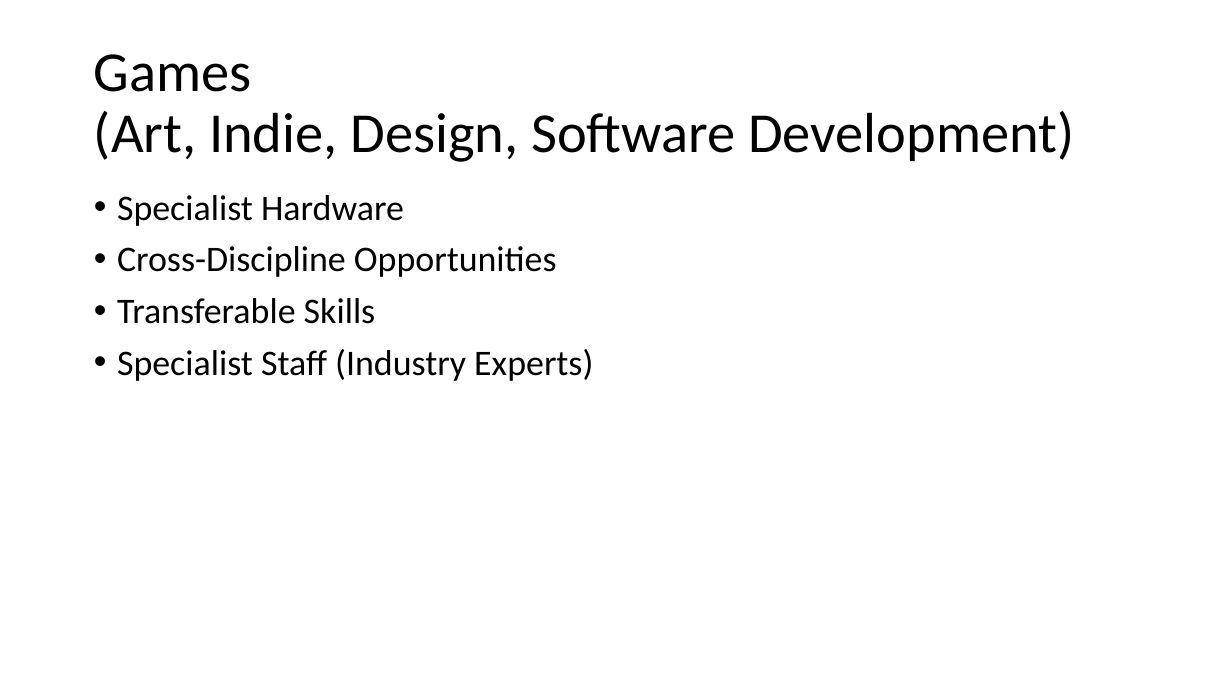
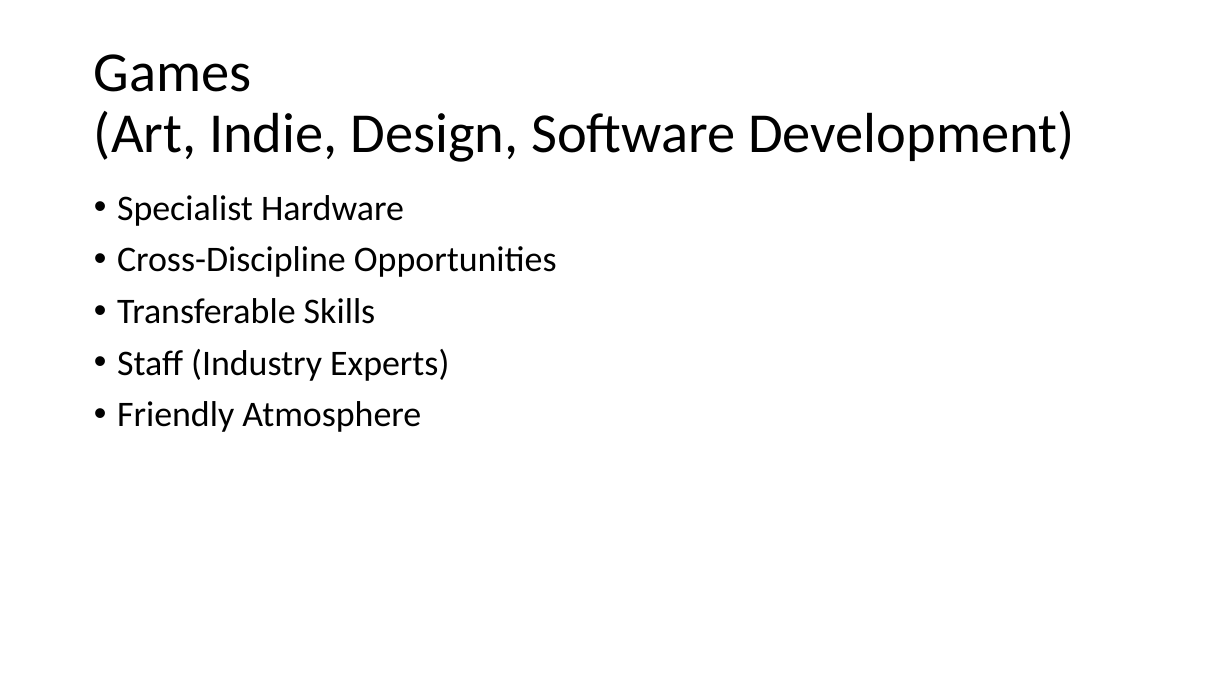
Before and after one commit to solentgames/solentgames.github.io, a slide deck: slide 2 of pygame/hello.pptx (slide 3 before the commit). Drawn at 1232x693 pixels with LibreOffice and Linux fonts; fonts in the diff are those of the drawing. Boxes give left, top, right and bottom in pixels: in the first picture for what was removed or moved away, otherwise in the second. Text is boxed around its words. In the diff, an @@ line names an element or a change of style, - is before the commit and + after.

```diff
--- a/pygame/hello.pptx
+++ b/pygame/hello.pptx
@@ text at (x1=117, y1=349, x2=449, y2=432): text changed @@
-• Specialist Staff (Industry Experts)
+• Staff (Industry Experts)
+• Friendly Atmosphere
```
Also in this commit, not shown: 1 slide removed.
